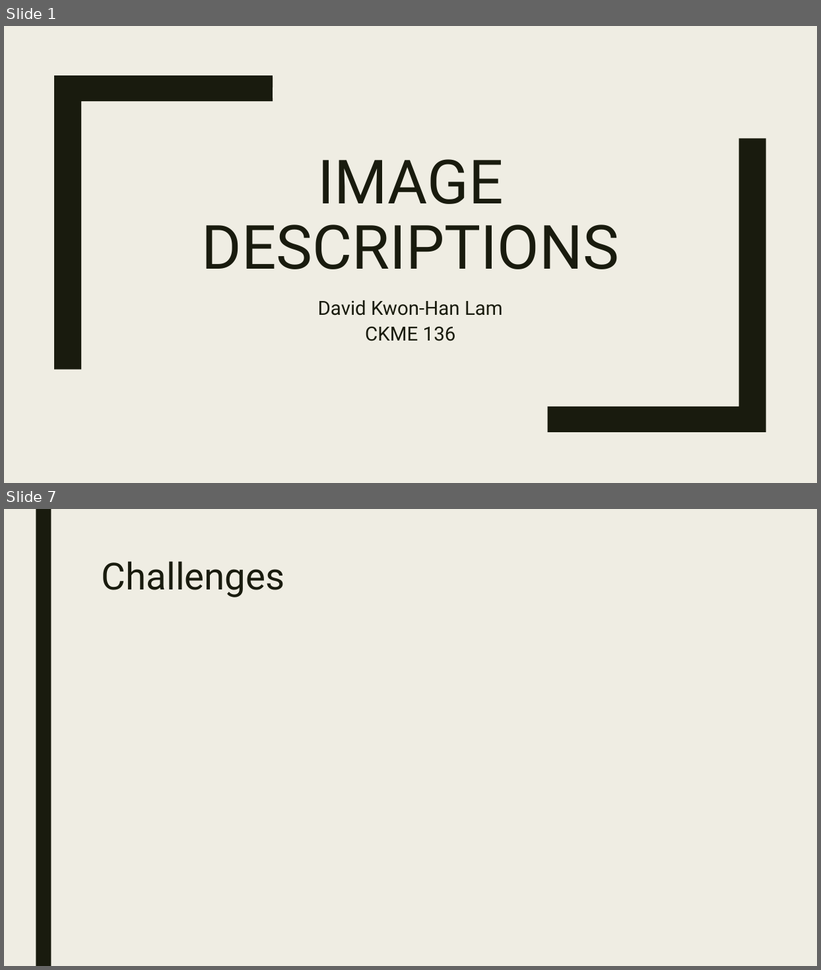
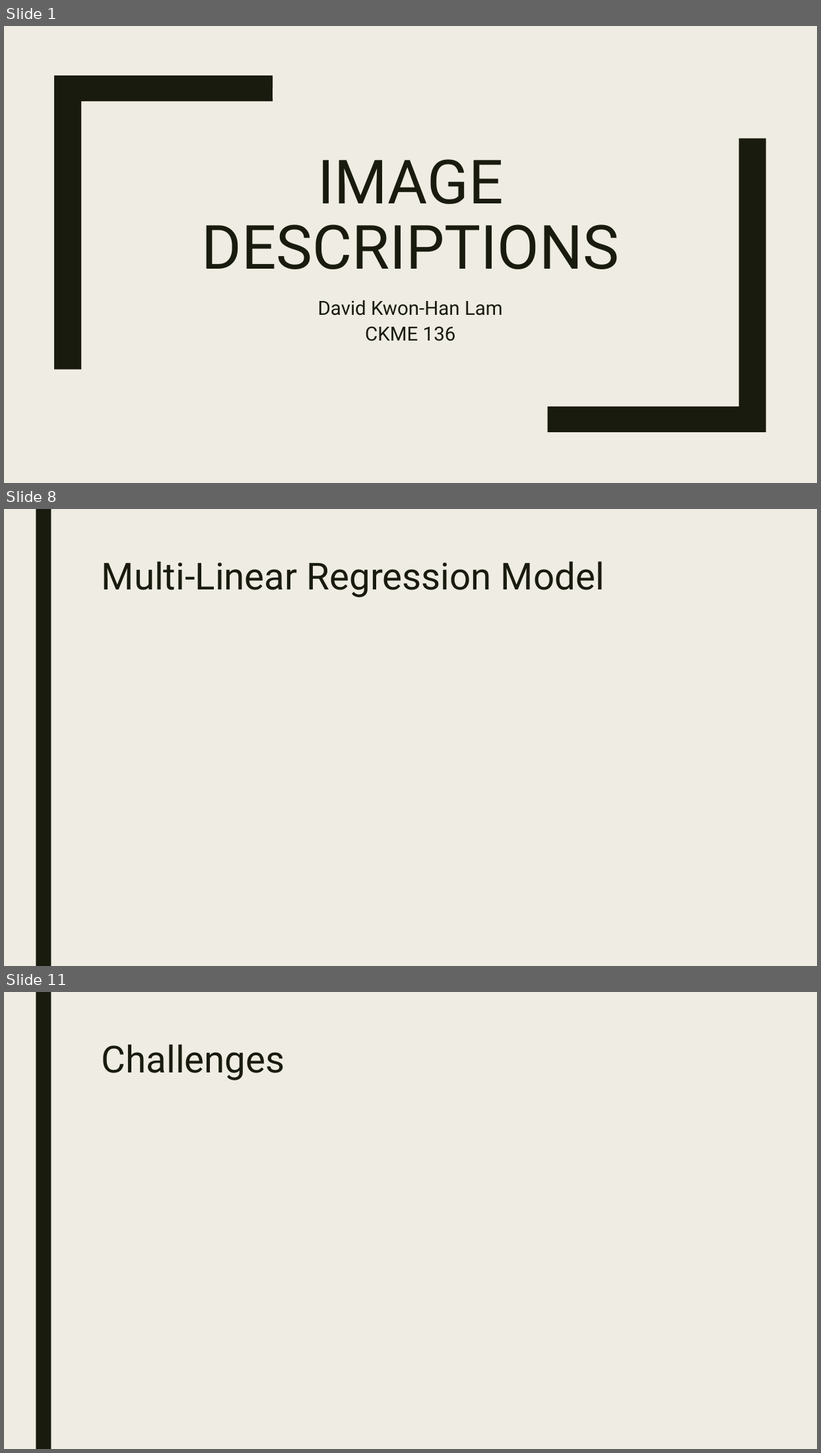
Before and after one commit to davidlamcanada/Ryerson-CKME136, a slide deck: Submissions/Final Project PPT.pptx. Shown one above the other, each under a label of ours: slides 1 and 7 before the commit, slides 1, 8 and 11 after it; the slides between them are not shown. The pictures are 821x970 and 821x1453 pixels, drawn with LibreOffice and Linux fonts; fonts in the diff are those of the drawing. Boxes give left, top, right and bottom in pixels: in the first picture for what was removed or moved away, otherwise in the second. Text is boxed around its words. In the diff, an @@ line names an element or a change of style, - is before the commit and + after.

```diff
--- a/Submissions/Final Project PPT.pptx
+++ b/Submissions/Final Project PPT.pptx
@@ slide 8 added at <box>4,509,817,966</box>, background #EFEDE3; not listed: 1 template element that a slide beside it also shows @@
@@ title added at <box>102,561,605,597</box>, 44 pt, text #191B0E @@
+Multi-Linear Regression Model
@@ what was slide 7 is now slide 11 @@
```
Also in this commit, not shown: 4 slides changed, 5 other slides added, 3 slides removed, 6 other files.
